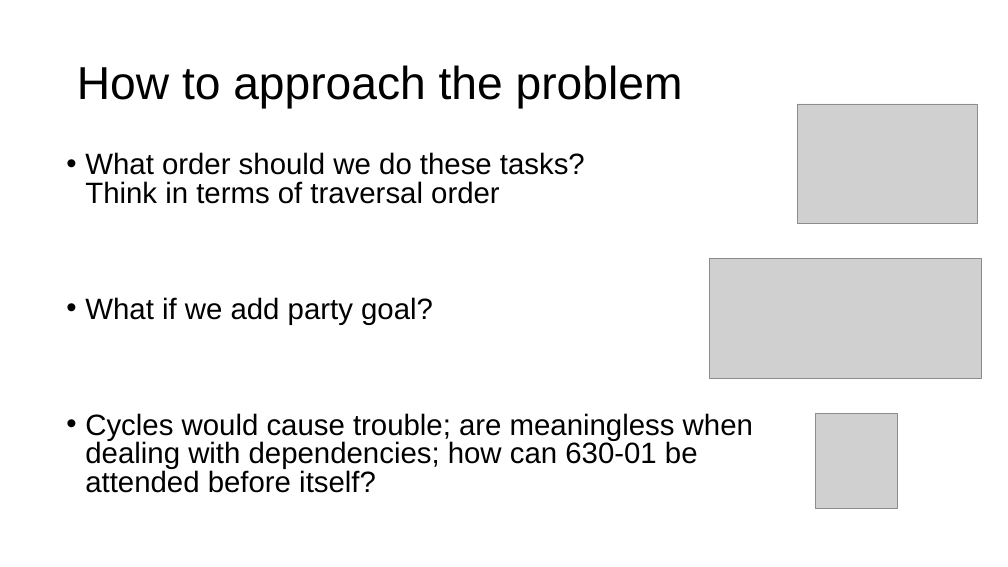
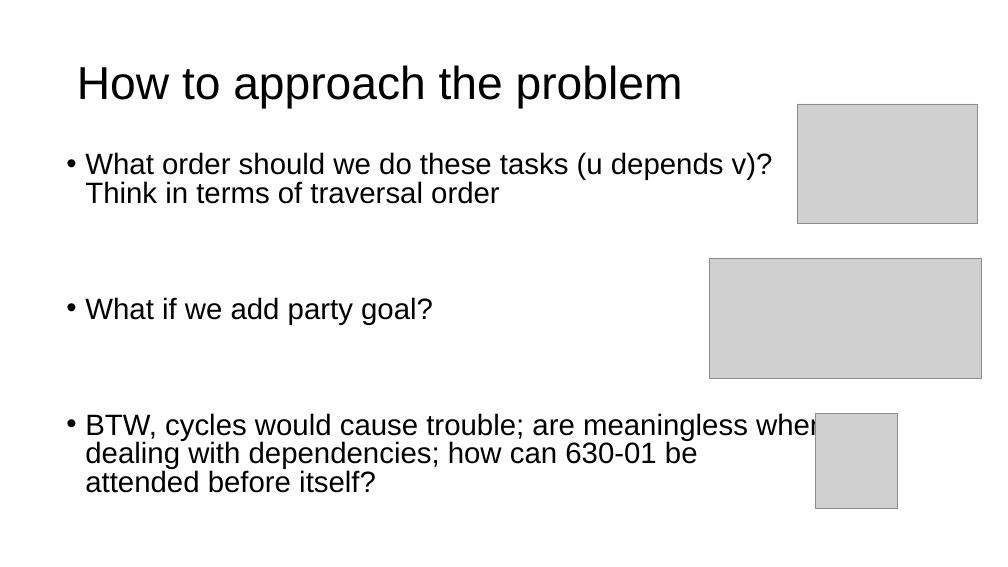
Before and after one commit to parrt/msds689, a slide deck: slide 20 of notes/graphs.pptx (slide 19 before the commit). Drawn at 1008x567 pixels with LibreOffice and Linux fonts; fonts in the diff are those of the drawing; grey boxes stand for pictures; background and template pictures are left out. Boxes give left, top, right and bottom in pixels: in the first picture for what was removed or moved away, otherwise in the second. Text is boxed around its words. In the diff, an @@ line names an element or a change of style, - is before the commit and + after.

```diff
--- a/notes/graphs.pptx
+++ b/notes/graphs.pptx
@@ text at bbox=[85, 152, 773, 204]: text changed @@
-• What order should we do these tasks?
-  Think in terms of traversal order
+• What order should we do these tasks (u depends v)?
+  Think in terms of traversal order
@@ text at bbox=[85, 413, 826, 493]: text changed @@
-• Cycles would cause trouble; are meaningless when
-  dealing with dependencies; how can 630-01 be
-  attended before itself?
+• BTW, cycles would cause trouble; are meaningless when
+  dealing with dependencies; how can 630-01 be
+  attended before itself?
```
Also in this commit, not shown: 15 other slides changed, 3 slides added, 1 slide removed, 2 other files.
